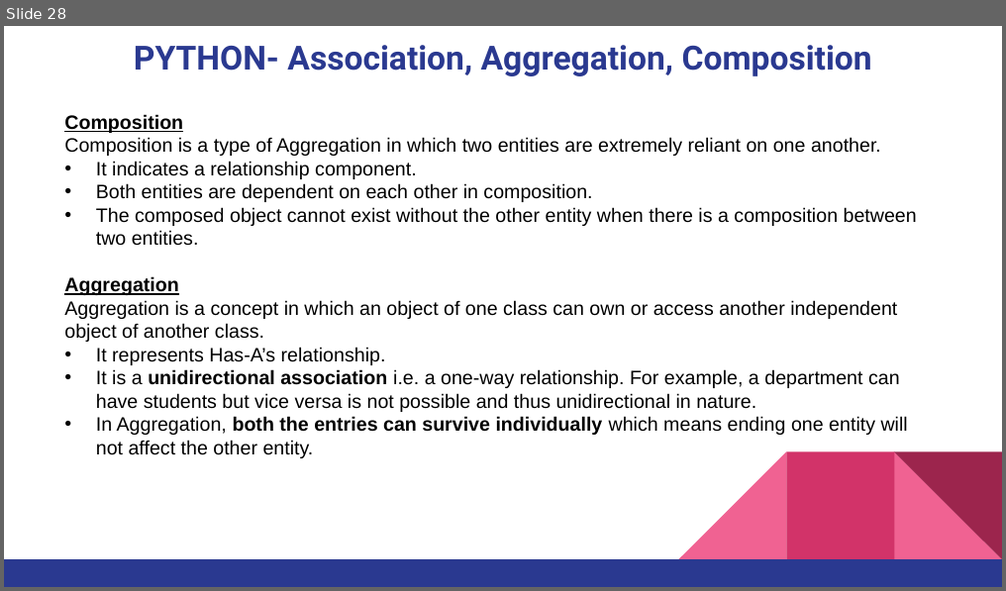
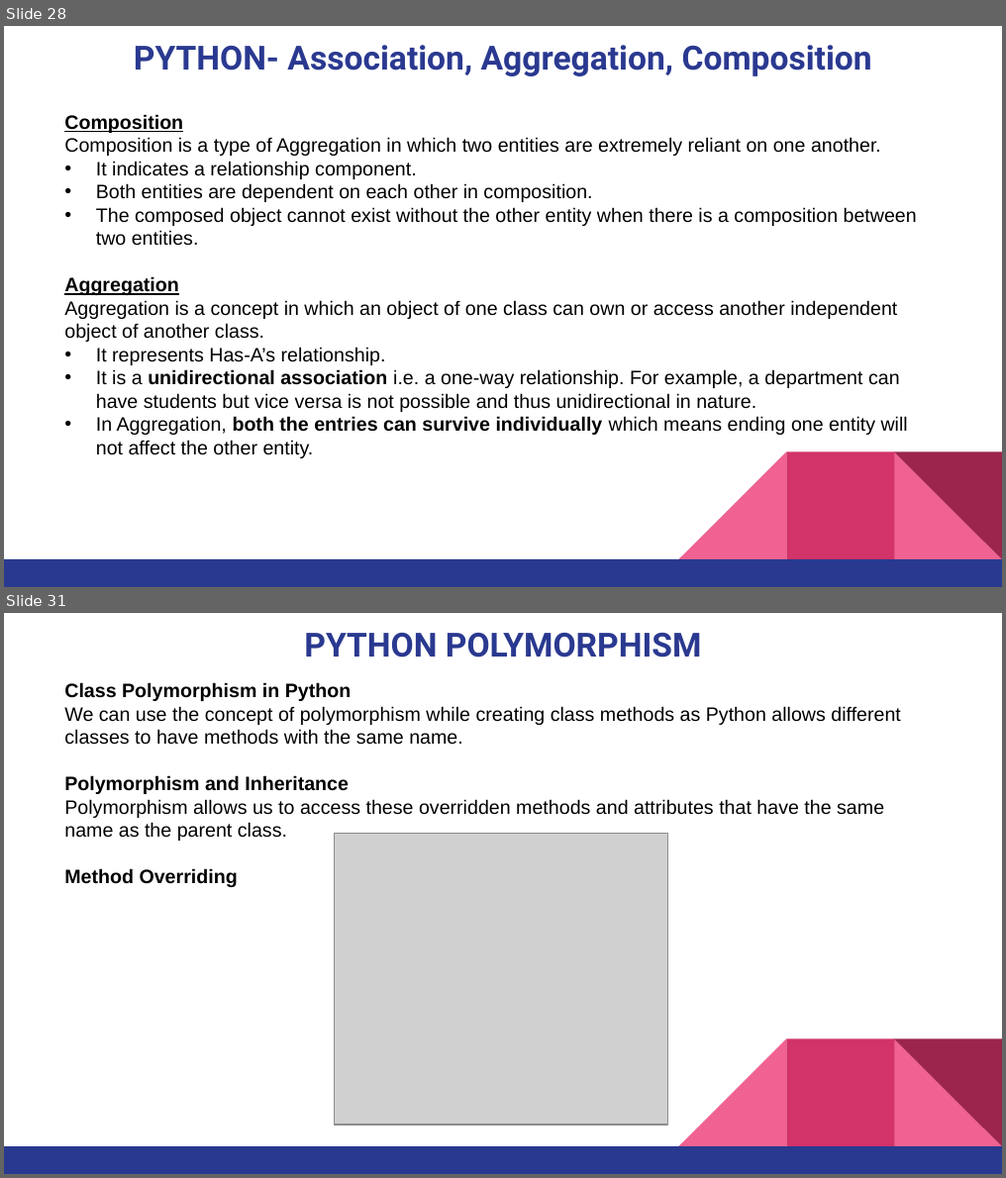
Before and after one commit to pnytrainingrepo/artificial-intelligence, a slide deck: Python-Programming-Week02.pptx. Shown one above the other, each under a label of ours: slide 28 before the commit, slides 28 and 31 after it; the slides between them are not shown. The pictures are 1006x591 and 1006x1178 pixels, drawn with LibreOffice and Linux fonts; fonts in the diff are those of the drawing; grey boxes stand for pictures. Boxes give left, top, right and bottom in pixels: in the first picture for what was removed or moved away, otherwise in the second. Text is boxed around its words. In the diff, an @@ line names an element or a change of style, - is before the commit and + after.

```diff
--- a/Python-Programming-Week02.pptx
+++ b/Python-Programming-Week02.pptx
@@ slide 31 added at (4,613,1002,1174), background #FFFFFF; not listed: 5 template elements that a slide beside it also shows @@
@@ title added at (304,632,702,658), 24 pt, text #2A3990, bold @@
+PYTHON POLYMORPHISM
@@ text added at (64,682,901,887), 14 pt, text #000000 @@
+Class Polymorphism in Python
+We can use the concept of polymorphism while creating class methods as Python allows different classes to have methods with the same name.
+Polymorphism and Inheritance
+Polymorphism allows us to access these overridden methods and attributes that have the same name as the parent class.
+Method Overriding
@@ picture added at (335,833,668,1125) @@
```
Also in this commit, not shown: 7 other slides added, 3 other files.
